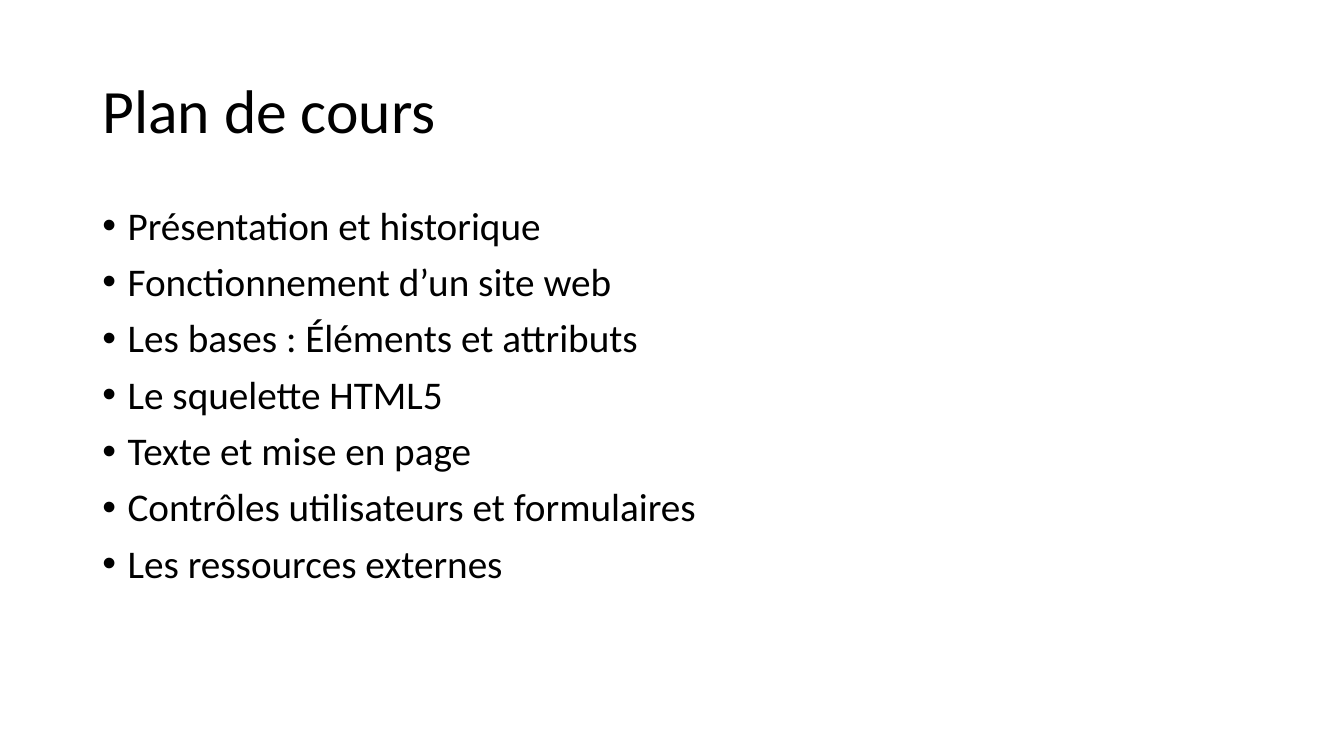
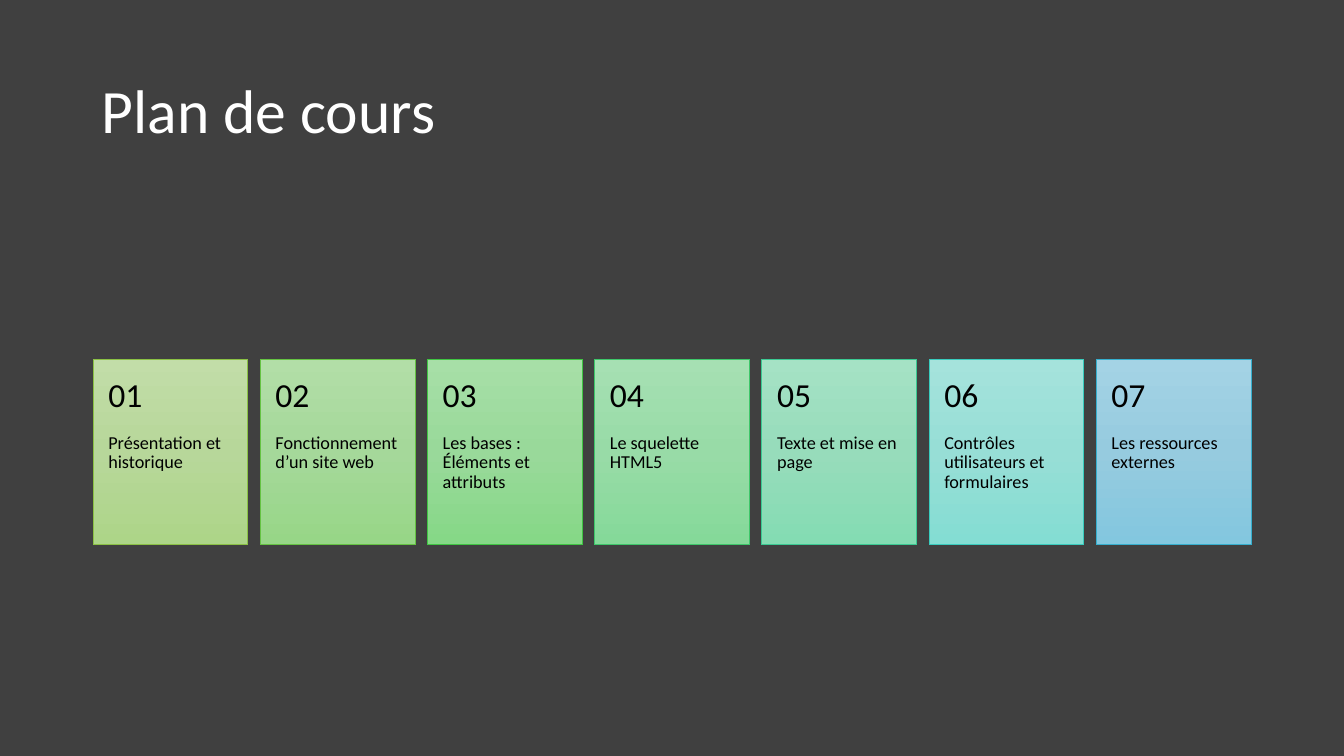
Before and after one commit to fragmatyc/SAAQ, a slide deck: slide 4 of HTML/1. Présentation/Cours HTML - v1.0.pptx. Drawn at 1344x756 pixels with LibreOffice and Linux fonts; fonts in the diff are those of the drawing. Boxes give left, top, right and bottom in pixels: in the first picture for what was removed or moved away, otherwise in the second. Text is boxed around its words. In the diff, an @@ line names an element or a change of style, - is before the commit and + after.

```diff
--- a/HTML/1. Présentation/Cours HTML - v1.0.pptx
+++ b/HTML/1. Présentation/Cours HTML - v1.0.pptx
@@ background #FFFFFF to #404040 @@
@@ title "Plan de cours" at (102,90,435,134): text colour #000000 to #FFFFFF @@
@@ text removed at (128,212,696,579) @@
-• Présentation et historique
-• Fonctionnement d’un site web
-• Les bases : Éléments et attributs
-• Le squelette HTML5
-• Texte et mise en page
-• Contrôles utilisateurs et formulaires
-• Les ressources externes
@@ group added at (93,359,1251,544): 14 texts, 7 rectangles @@
+Présentation et historique
+01
+Fonctionnement d’un site web
+02
+Les bases : Éléments et attributs
+03
+Le squelette HTML5
+04
+Texte et mise en page
+05
+Contrôles utilisateurs et formulaires
+06
+Les ressources externes
+07
```
Also in this commit, not shown: 4 other slides changed, 6 slides added, 1 slide removed, 6 other files.
